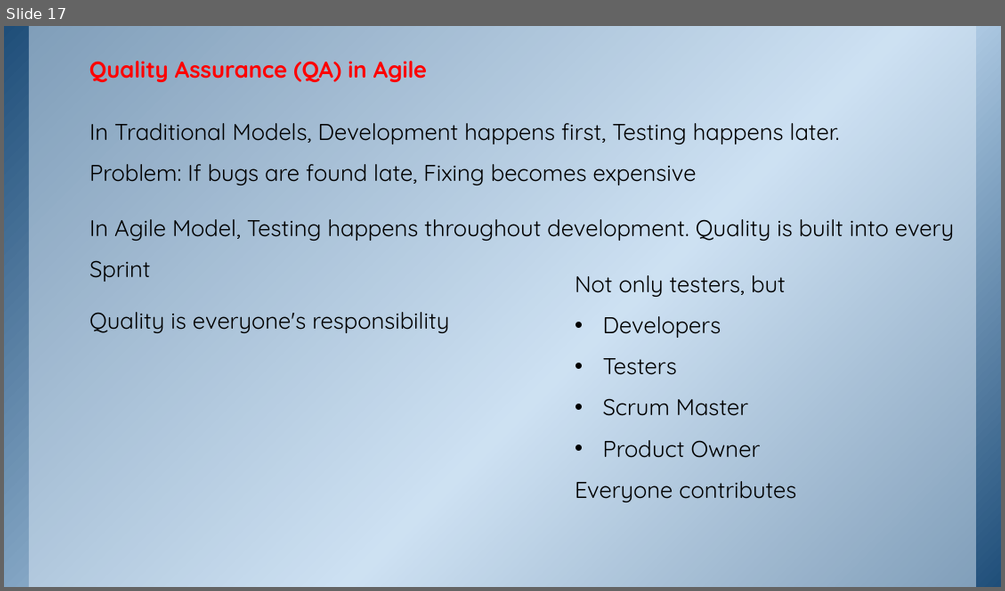
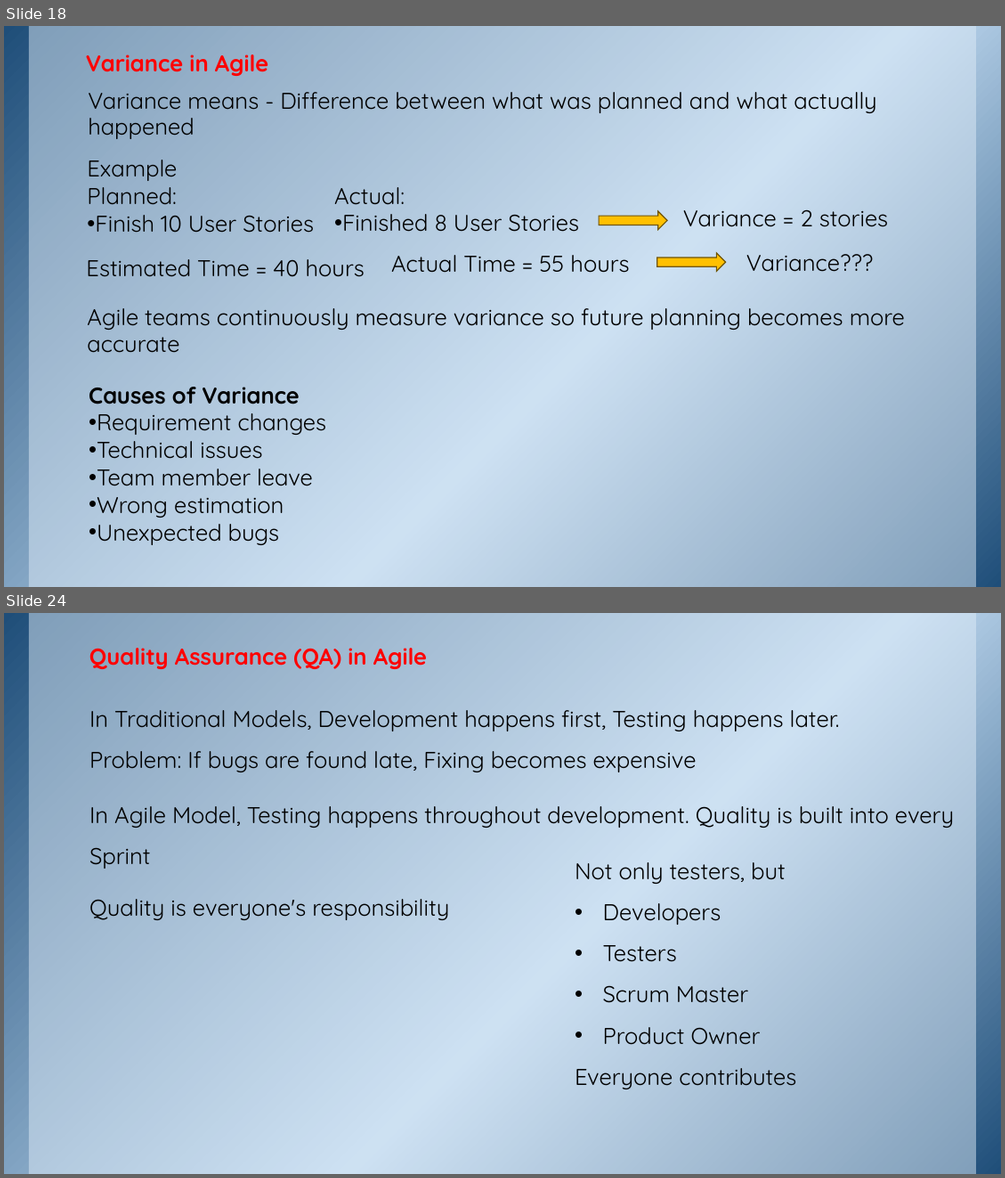
Before and after one commit to ketkiinamdar/IGCOE, a slide deck: TE - Lecture-7-3Aug2026.pptx. Shown one above the other, each under a label of ours: slide 17 before the commit, slides 18 and 24 after it; the slides between them are not shown. The pictures are 1005x591 and 1005x1178 pixels, drawn with LibreOffice and Linux fonts; fonts in the diff are those of the drawing; background and template pictures are left out. Boxes give left, top, right and bottom in pixels: in the first picture for what was removed or moved away, otherwise in the second. Text is boxed around its words. In the diff, an @@ line names an element or a change of style, - is before the commit and + after.

```diff
--- a/TE - Lecture-7-3Aug2026.pptx
+++ b/TE - Lecture-7-3Aug2026.pptx
@@ slide 18 added at (4, 26, 1001, 587), background picture (left out); not listed: 2 template elements that a slide beside it also shows @@
@@ text added at (86, 54, 268, 76), 22 pt, text #FF0000, bold @@
+Variance in Agile
@@ text added at (88, 92, 876, 139), 22 pt, text #000000 @@
+Variance means - Difference between what was planned and what actually happened
@@ text added at (87, 160, 314, 232), 22 pt, text #000000 @@
+Example
+Planned:
+• Finish 10 User Stories
@@ text added at (334, 187, 579, 232), 22 pt, text #000000 @@
+Actual:
+• Finished 8 User Stories
@@ right arrow added at (599, 211, 667, 230), fill #FFC000, outline #705400 1 pt @@
@@ text added at (683, 209, 888, 227), 22 pt, text #000000 @@
+Variance = 2 stories
@@ text added at (86, 259, 364, 277), 22 pt, text #000000 @@
+Estimated Time = 40 hours
@@ text added at (391, 255, 629, 273), 22 pt, text #000000 @@
+Actual Time = 55 hours
@@ right arrow added at (657, 253, 726, 271), fill #FFC000, outline #705400 1 pt @@
@@ text added at (746, 254, 873, 272), 22 pt, text #000000 @@
+Variance???
@@ text added at (87, 308, 905, 353), 22 pt, text #000000 @@
+Agile teams continuously measure variance so future planning becomes more accurate
@@ text added at (89, 386, 327, 545), 22 pt, text #000000 @@
+Causes of Variance
+• Requirement changes
+• Technical issues
+• Team member leave
+• Wrong estimation
+• Unexpected bugs
@@ what was slide 17 is now slide 24 @@
```
Also in this commit, not shown: 6 other slides added.
